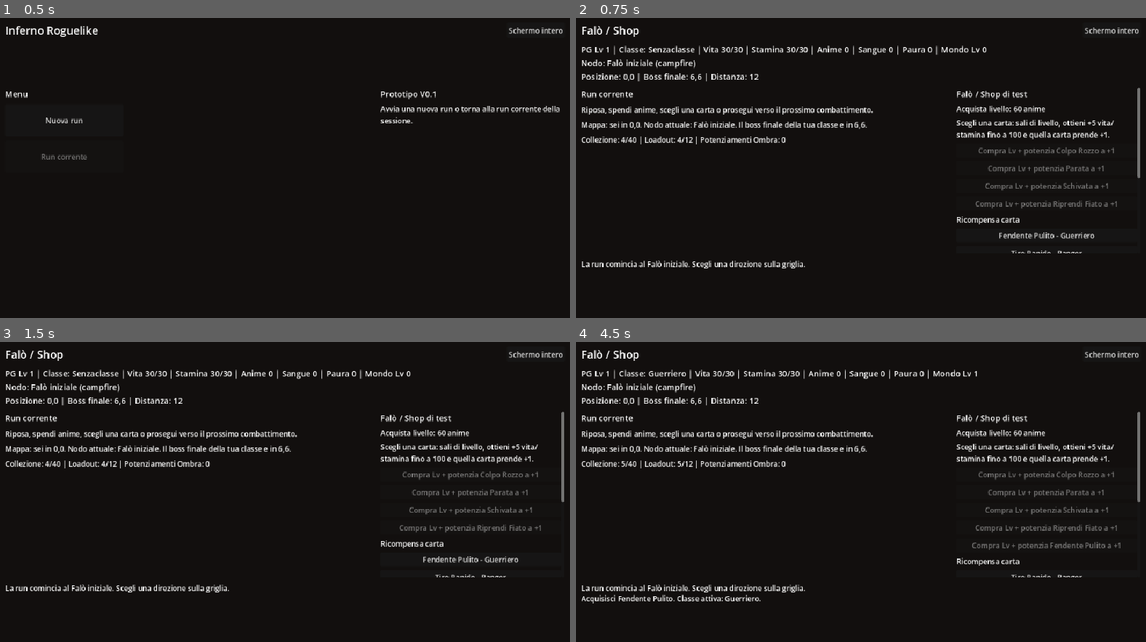
Above: before the commit, frames 1-4 (two rows, left to right).
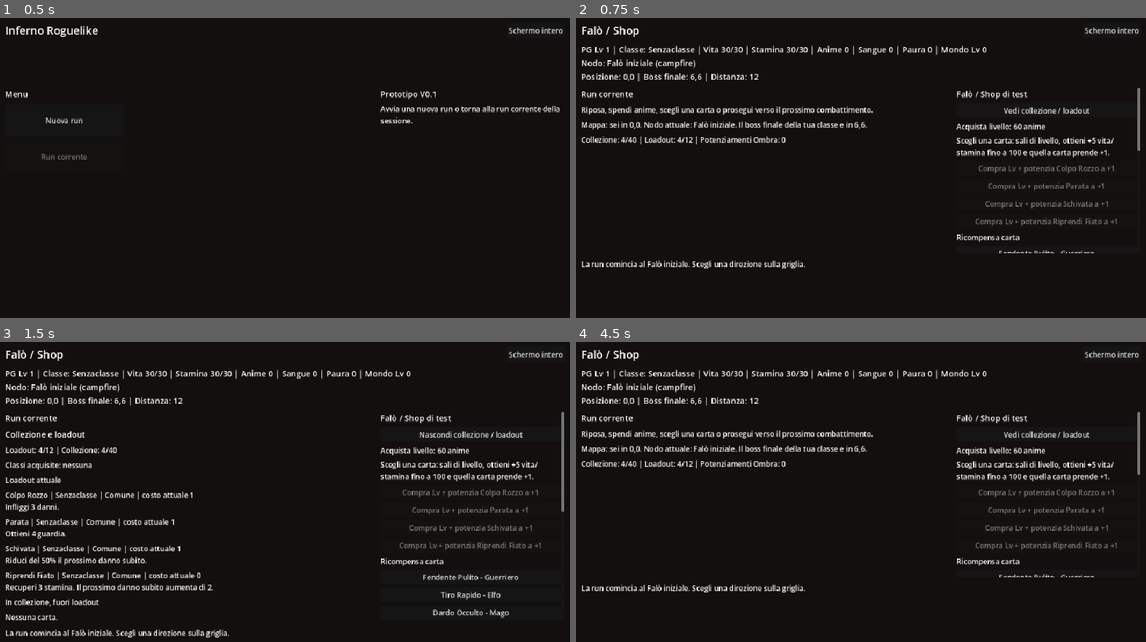
Above: after the commit, the same moments.

Repository: Chivas1504/Gioco
Game: Godot game, scene res://scenes/main.tscn
The game is run twice, just before and just after one commit, with the same random seed, the same clock (stepped at 60 frames per second) and the same inputs.
Inputs (mouse positions are in pixels of both pictures, inside the frame that each line leads up to):
- Up to frame 1 (0.5 s): no input
- Up to frame 2 (0.75 s): click "Nuova run" at 0.5 s
- Up to frame 3 (1.5 s): click (473, 435) at 1.25 s, where only the run after the commit has a clickable "Vedi collezione / loadout"
- Up to frame 4 (4.5 s): click (1049, 435) at 2 s, where only the run after the commit has a clickable "Nascondi collezione / loadout"; click "Schermo intero" at 2.75 s; click "Finestra" at 3.5 s; click "Fendente Pulito - Guerriero" at 4.25 s

Frame 1 is identical in both runs. In frame 2, 3.3% of the frame differs, in the area x 66-99%, y 29-79%; in frame 3, 9.1%, in the area x 1-99%, y 29-99%; in frame 4, 4.1%.

Commit message:
Add collection view and new classes

Diff:
--- a/scripts/combat/combat_state.gd
+++ b/scripts/combat/combat_state.gd
@@ -182,6 +182,11 @@
 		guard += guard_gain
 		messages.append("Ottieni %d guardia." % guard_gain)
 
+	if effects.has("weaken_next_intent"):
+		var weaken = int(effects.get("weaken_next_intent", 0))
+		weakened_next_intent += weaken
+		messages.append("Il prossimo intento offensivo perde %d danni." % weaken)
+
 	if effects.has("dodge_multiplier"):
 		next_damage_multiplier = min(next_damage_multiplier, float(effects.get("dodge_multiplier", 1.0)))
 		if next_damage_multiplier <= 0.0:
@@ -209,7 +214,7 @@
 	if card.get("class_id") == CardRules.CLASS_MAGE and next_mage_damage_bonus > 0 and damage > 0:
 		damage += next_mage_damage_bonus
 		next_mage_damage_bonus = 0
-	if card.get("class_id") == CardRules.CLASS_RANGER and bool(enemy.get("marked", false)):
+	if card.get("class_id") == CardRules.CLASS_ELF and bool(enemy.get("marked", false)):
 		damage += 2
 
 	var blood_spent = 0
@@ -226,16 +231,16 @@
 		enemy["health"] = max(0, int(enemy.get("health", 0)) - damage)
 		messages.append("Infliggi %d danni." % damage)
 
-	var applies_ranger_bonus = (
-		run_state.active_class == CardRules.CLASS_RANGER
-		and card.get("class_id") == CardRules.CLASS_RANGER
-		and not used_class_bonuses.has(CardRules.CLASS_RANGER)
+	var applies_elf_bonus = (
+		run_state.active_class == CardRules.CLASS_ELF
+		and card.get("class_id") == CardRules.CLASS_ELF
+		and not used_class_bonuses.has(CardRules.CLASS_ELF)
 	)
-	if effects.has("poison") or applies_ranger_bonus:
+	if effects.has("poison") or applies_elf_bonus:
 		var poison = int(effects.get("poison", 0)) + level * int(effects.get("poison_per_level", 0))
-		if applies_ranger_bonus:
+		if applies_elf_bonus:
 			poison += 1
-			used_class_bonuses.append(CardRules.CLASS_RANGER)
+			used_class_bonuses.append(CardRules.CLASS_ELF)
 		enemy["poison"] = int(enemy.get("poison", 0)) + poison
 		messages.append("Applichi %d veleno." % poison)
 
--- a/scripts/data/card_rules.gd
+++ b/scripts/data/card_rules.gd
@@ -3,9 +3,17 @@
 
 const CLASS_NEUTRAL = "neutral"
 const CLASS_WARRIOR = "warrior"
-const CLASS_RANGER = "ranger"
+const CLASS_ELF = "elf"
 const CLASS_MAGE = "mage"
 const CLASS_VAMPIRE = "vampire"
+const CLASS_WEREWOLF = "werewolf"
+const CLASS_UNDEAD = "undead"
+const CLASS_GHOST = "ghost"
+const CLASS_CLERIC = "cleric"
+const CLASS_NECROMANCER = "necromancer"
+const CLASS_MONSTER_HUNTER = "monster_hunter"
+const CLASS_THIEF = "thief"
+const CLASS_DJIN = "djin"
 
 const RARITY_COMMON = "common"
 const RARITY_UNCOMMON = "uncommon"
--- a/scripts/data/game_database.gd
+++ b/scripts/data/game_database.gd
@@ -10,9 +10,9 @@
 		"name": "Guerriero",
 		"bonus": "La prima carta Guerriero usata contro ogni intento costa 1 stamina in meno.",
 	},
-	CardRules.CLASS_RANGER: {
-		"name": "Ranger",
-		"bonus": "La prima carta Ranger usata contro ogni intento applica +1 veleno.",
+	CardRules.CLASS_ELF: {
+		"name": "Elfo",
+		"bonus": "La prima carta Elfo usata contro ogni intento applica +1 veleno.",
 	},
 	CardRules.CLASS_MAGE: {
 		"name": "Mago",
@@ -21,6 +21,38 @@
 	CardRules.CLASS_VAMPIRE: {
 		"name": "Vampiro",
 		"bonus": "Quando uccidi un nemico, guadagni 1 sangue e recuperi 2 vita.",
+	},
+	CardRules.CLASS_WEREWOLF: {
+		"name": "Lupo Mannaro",
+		"bonus": "Classe ferale. Bonus specifico da definire nelle prossime iterazioni.",
+	},
+	CardRules.CLASS_UNDEAD: {
+		"name": "Non morto",
+		"bonus": "Classe resistente. Bonus specifico da definire nelle prossime iterazioni.",
+	},
+	CardRules.CLASS_GHOST: {
+		"name": "Fantasma",
+		"bonus": "Classe evasiva. Bonus specifico da definire nelle prossime iterazioni.",
+	},
+	CardRules.CLASS_CLERIC: {
+		"name": "Chierico",
+		"bonus": "Classe sacra. Bonus specifico da definire nelle prossime iterazioni.",
+	},
+	CardRules.CLASS_NECROMANCER: {
+		"name": "Necromante",
+		"bonus": "Classe dei morti. Bonus specifico da definire nelle prossime iterazioni.",
+	},
+	CardRules.CLASS_MONSTER_HUNTER: {
+		"name": "Cacciatore di Mostri",
+		"bonus": "Classe tecnica. Bonus specifico da definire nelle prossime iterazioni.",
+	},
+	CardRules.CLASS_THIEF: {
+		"name": "Ladro",
+		"bonus": "Classe opportunista. Bonus specifico da definire nelle prossime iterazioni.",
+	},
+	CardRules.CLASS_DJIN: {
+		"name": "Djin",
+		"bonus": "Classe nascosta legata a patti e desideri proibiti.",
 	},
 }
 
@@ -106,40 +138,40 @@
 		"effects": {"damage": 18, "damage_per_level": 4, "recover_stamina_on_kill": 4},
 	},
 	{
-		"id": "ranger_quick_shot",
+		"id": "elf_quick_shot",
 		"name": "Tiro Rapido",
 		"type": CardRules.TYPE_BUILD,
-		"class_id": CardRules.CLASS_RANGER,
+		"class_id": CardRules.CLASS_ELF,
 		"rarity": CardRules.RARITY_UNCOMMON,
 		"cost": 1,
 		"effect_text": "Infliggi 2 danni.",
 		"effects": {"damage": 2, "damage_per_level": 1},
 	},
 	{
-		"id": "ranger_poison_arrow",
+		"id": "elf_poison_arrow",
 		"name": "Freccia Avvelenata",
 		"type": CardRules.TYPE_BUILD,
-		"class_id": CardRules.CLASS_RANGER,
+		"class_id": CardRules.CLASS_ELF,
 		"rarity": CardRules.RARITY_UNCOMMON,
 		"cost": 2,
 		"effect_text": "Infliggi 2 danni e applichi 3 veleno.",
 		"effects": {"damage": 2, "poison": 3, "poison_per_level": 1},
 	},
 	{
-		"id": "ranger_hook_trap",
+		"id": "elf_hook_trap",
 		"name": "Trappola a Gancio",
 		"type": CardRules.TYPE_BUILD,
-		"class_id": CardRules.CLASS_RANGER,
+		"class_id": CardRules.CLASS_ELF,
 		"rarity": CardRules.RARITY_RARE,
 		"cost": 3,
 		"effect_text": "Infliggi 4 danni. Il prossimo intento offensivo del nemico infligge -4 danni.",
 		"effects": {"damage": 4, "damage_per_level": 1, "weaken_next_intent": 4},
 	},
 	{
-		"id": "ranger_cold_moon_hunt",
+		"id": "elf_cold_moon_hunt",
 		"name": "Caccia della Luna Fredda",
 		"type": CardRules.TYPE_BUILD,
-		"class_id": CardRules.CLASS_RANGER,
+		"class_id": CardRules.CLASS_ELF,
 		"rarity": CardRules.RARITY_LEGENDARY,
 		"cost": 8,
 		"effect_text": "Infliggi 6 danni e applichi 8 veleno. Se il nemico e gia avvelenato, lo marchi.",
@@ -224,6 +256,86 @@
 		"cost": 8,
 		"effect_text": "Spendi fino a 5 sangue. Infliggi 4 danni e recuperi 1 vita per sangue speso.",
 		"effects": {"spend_blood_up_to": 5, "damage_per_blood_spent": 4, "heal_per_blood_spent": 1, "gain_blood_on_kill": 2},
+	},
+	{
+		"id": "werewolf_moon_rend",
+		"name": "Squarcio Lunare",
+		"type": CardRules.TYPE_BUILD,
+		"class_id": CardRules.CLASS_WEREWOLF,
+		"rarity": CardRules.RARITY_UNCOMMON,
+		"cost": 2,
+		"effect_text": "Infliggi 5 danni. Se uccide, recuperi 2 stamina.",
+		"effects": {"damage": 5, "damage_per_level": 2, "recover_stamina_on_kill": 2},
+	},
+	{
+		"id": "undead_bone_guard",
+		"name": "Guardia d'Ossa",
+		"type": CardRules.TYPE_BUILD,
+		"class_id": CardRules.CLASS_UNDEAD,
+		"rarity": CardRules.RARITY_UNCOMMON,
+		"cost": 2,
+		"effect_text": "Infliggi 2 danni e ottieni 6 guardia.",
+		"effects": {"damage": 2, "damage_per_level": 1, "guard": 6, "guard_per_level": 2},
+	},
+	{
+		"id": "ghost_phase_touch",
+		"name": "Tocco Fase",
+		"type": CardRules.TYPE_BUILD,
+		"class_id": CardRules.CLASS_GHOST,
+		"rarity": CardRules.RARITY_UNCOMMON,
+		"cost": 1,
+		"effect_text": "Infliggi 2 danni e dimezzi il prossimo danno subito.",
+		"effects": {"damage": 2, "damage_per_level": 1, "dodge_multiplier": 0.5},
+	},
+	{
+		"id": "cleric_blessed_mace",
+		"name": "Mazza Benedetta",
+		"type": CardRules.TYPE_BUILD,
+		"class_id": CardRules.CLASS_CLERIC,
+		"rarity": CardRules.RARITY_UNCOMMON,
+		"cost": 2,
+		"effect_text": "Infliggi 4 danni e ottieni 3 guardia.",
+		"effects": {"damage": 4, "damage_per_level": 1, "guard": 3, "guard_per_level": 1},
+	},
+	{
+		"id": "necromancer_grave_pact",
+		"name": "Patto di Fossa",
+		"type": CardRules.TYPE_BUILD,
+		"class_id": CardRules.CLASS_NECROMANCER,
+		"rarity": CardRules.RARITY_UNCOMMON,
+		"cost": 2,
+		"effect_text": "Perdi 1 vita, infliggi 5 danni e ottieni 1 cera temporanea.",
+		"effects": {"self_damage": 1, "damage": 5, "damage_per_level": 2, "temporary_cera": 1},
+	},
+	{
+		"id": "monster_hunter_silver_cut",
+		"name": "Taglio d'Argento",
+		"type": CardRules.TYPE_BUILD,
+		"class_id": CardRules.CLASS_MONSTER_HUNTER,
+		"rarity": CardRules.RARITY_UNCOMMON,
+		"cost": 2,
+		"effect_text": "Infliggi 5 danni. Il prossimo intento offensivo del nemico infligge -2 danni.",
+		"effects": {"damage": 5, "damage_per_level": 1, "weaken_next_intent": 2},
+	},
+	{
+		"id": "thief_backstab",
+		"name": "Colpo alle Spalle",
+		"type": CardRules.TYPE_BUILD,
+		"class_id": CardRules.CLASS_THIEF,
+		"rarity": CardRules.RARITY_UNCOMMON,
+		"cost": 1,
+		"effect_text": "Infliggi 3 danni e dimezzi il prossimo danno subito.",
+		"effects": {"damage": 3, "damage_per_level": 1, "dodge_multiplier": 0.5},
+	},
+	{
+		"id": "djin_sealed_wish",
+		"name": "Desiderio Sigillato",
+		"type": CardRules.TYPE_BUILD,
+		"class_id": CardRules.CLASS_DJIN,
+		"rarity": CardRules.RARITY_RARE,
+		"cost": 3,
+		"effect_text": "Infliggi 4 danni e recuperi 4 stamina. Carta nascosta.",
+		"effects": {"damage": 4, "damage_per_level": 2, "recover_stamina": 4, "recover_stamina_per_level": 1},
 	},
 ]
 
--- a/scripts/main.gd
+++ b/scripts/main.gd
@@ -8,9 +8,16 @@
 
 const REWARD_POOL = [
 	"warrior_clean_slash",
-	"ranger_quick_shot",
+	"elf_quick_shot",
 	"mage_occult_dart",
 	"vampire_crimson_bite",
+	"werewolf_moon_rend",
+	"undead_bone_guard",
+	"ghost_phase_touch",
+	"cleric_blessed_mace",
+	"necromancer_grave_pact",
+	"monster_hunter_silver_cut",
+	"thief_backstab",
 ]
 
 var run_state = RunState.new()
@@ -18,6 +25,7 @@
 var log_lines: Array = []
 var screen_mode = SCREEN_MENU
 var has_current_run = false
+var show_collection_view = false
 
 var screen_title: Label
 var fullscreen_button: Button
@@ -191,6 +199,7 @@
 func _start_new_run_from_menu() -> void:
 	run_state.start_new_run(true)
 	has_current_run = true
+	show_collection_view = false
 	log_lines = []
 	screen_mode = SCREEN_SAFE
 	_prepare_safe_node_state()
@@ -367,6 +376,10 @@
 	for child in card_grid.get_children():
 		child.queue_free()
 
+	if show_collection_view:
+		_render_collection_summary()
+		return
+
 	var summary = Label.new()
 	summary.size_flags_horizontal = Control.SIZE_EXPAND_FILL
 	summary.autowrap_mode = TextServer.AUTOWRAP_WORD_SMART
@@ -401,6 +414,77 @@
 		var upgrade = Label.new()
 		upgrade.text = GameDatabase.get_shadow_upgrade_name(upgrade_id)
 		card_grid.add_child(upgrade)
+
+
+func _render_collection_summary() -> void:
+	var title = Label.new()
+	title.text = "Collezione e loadout"
+	title.add_theme_font_size_override("font_size", 18)
+	card_grid.add_child(title)
+
+	var counts = Label.new()
+	counts.size_flags_horizontal = Control.SIZE_EXPAND_FILL
+	counts.autowrap_mode = TextServer.AUTOWRAP_WORD_SMART
+	counts.text = "Loadout: %d/%d | Collezione: %d/%d" % [
+		run_state.loadout.size(),
+		CardRules.LOADOUT_MAX,
+		run_state.collection.size(),
+		CardRules.COLLECTION_MAX,
+	]
+	card_grid.add_child(counts)
+
+	var class_names = []
+	for class_id in run_state.acquired_classes:
+		class_names.append(GameDatabase.get_class_name(class_id))
+	var classes = Label.new()
+	classes.size_flags_horizontal = Control.SIZE_EXPAND_FILL
+	classes.autowrap_mode = TextServer.AUTOWRAP_WORD_SMART
+	classes.text = "Classi acquisite: %s" % (", ".join(class_names) if not class_names.is_empty() else "nessuna")
+	card_grid.add_child(classes)
+
+	_add_collection_section("Loadout attuale", run_state.loadout)
+
+	var reserve_cards = []
+	for card_id in run_state.collection:
+		if not run_state.loadout.has(card_id):
+			reserve_cards.append(card_id)
+	_add_collection_section("In collezione, fuori loadout", reserve_cards)
+
+
+func _add_collection_section(title_text: String, card_ids: Array) -> void:
+	var title = Label.new()
+	title.text = title_text
+	title.add_theme_font_size_override("font_size", 16)
+	card_grid.add_child(title)
+
+	if card_ids.is_empty():
+		var empty = Label.new()
+		empty.text = "Nessuna carta."
+		card_grid.add_child(empty)
+		return
+
+	for card_id in card_ids:
+		var card = GameDatabase.get_card(card_id)
+		var card_label = Label.new()
+		card_label.size_flags_horizontal = Control.SIZE_EXPAND_FILL
+		card_label.autowrap_mode = TextServer.AUTOWRAP_WORD_SMART
+		if card.is_empty():
+			card_label.text = "%s | carta non trovata" % card_id
+			card_grid.add_child(card_label)
+			continue
+		var level = run_state.get_card_level(card_id)
+		var level_text = " +%d" % level if level > 0 else ""
+		var class_id = String(card.get("class_id", CardRules.CLASS_NEUTRAL))
+		var cost = GameDatabase.get_base_stamina_cost(card, run_state.active_class)
+		card_label.text = "%s%s | %s | %s | costo attuale %d\n%s" % [
+			card.get("name", card_id),
+			level_text,
+			GameDatabase.get_class_name(class_id),
+			_rarity_label(card.get("rarity", "")),
+			cost,
+			card.get("effect_text", ""),
+		]
+		card_grid.add_child(card_label)
 
 
 func _render_safe_panel() -> void:
@@ -462,6 +546,11 @@
 		claim_button.pressed.connect(_on_claim_rewards_pressed)
 		safe_panel.add_child(claim_button)
 
+	var collection_button = Button.new()
+	collection_button.text = "Nascondi collezione / loadout" if show_collection_view else "Vedi collezione / loadout"
+	collection_button.pressed.connect(_on_toggle_collection_view_pressed)
+	safe_panel.add_child(collection_button)
+
 	_render_level_shop_controls()
 
 	var reward_title = Label.new()
@@ -631,6 +720,11 @@
 
 func _on_menu_pressed() -> void:
 	_show_start_menu()
+	_refresh_ui()
+
+
+func _on_toggle_collection_view_pressed() -> void:
+	show_collection_view = not show_collection_view
 	_refresh_ui()
 
 
Not shown, changed: README.md
